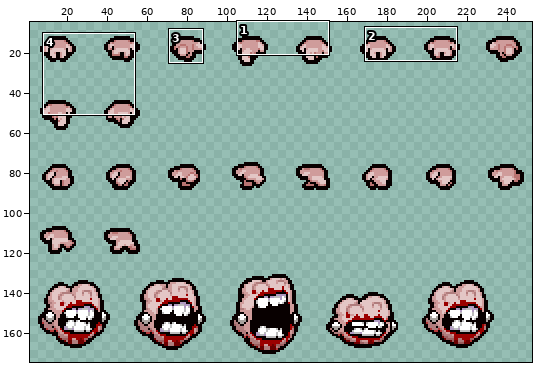
Sprite sheet -- resources/gfx/monsters/gluttyb.png. Above: a wide view before the commit, with the close-up outlined.
Close-up. Before the commit:
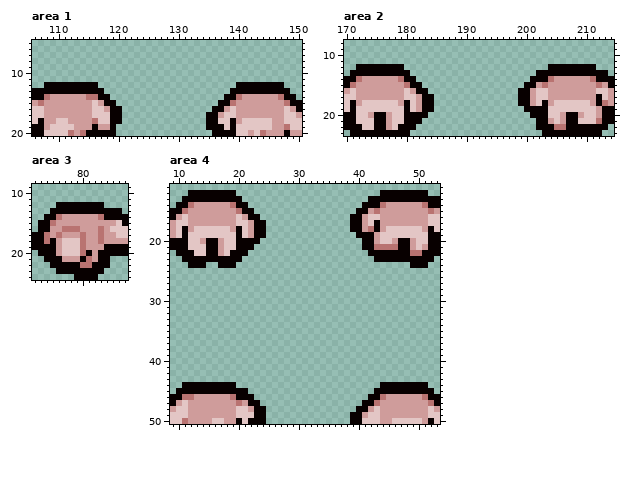
The file is 288x176 pixels. Colours within 5 levels of each other are drawn and written as one. Shown: area 1: x 106..150, y 5..20; area 2: x 170..214, y 8..23; area 3: x 72..87, y 9..24; area 4: x 9..53, y 11..50. The wide view leaves out empty margins. The commit also changed other parts of the picture, which this record leaves out.
Now the later version:
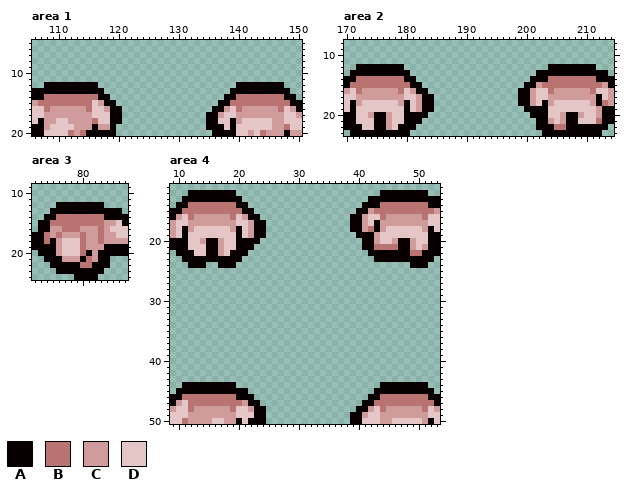
Palette (. is transparent): A #080000  B #b97371  C #cf9c9b  D #e3c6c5
Edits made:
Changed rows in their new state; - is an unchanged pixel.
Area 1:
first column x 108:
14 -BBBBBB--------------------------BBBBBB-
15 BBBBBBBB------------------------BBBBBBBB
16 B------B------------------------B------B
Area 2:
first column x 172:
14 -BBBBBB--------------------------BBBBBB-
15 BBBBBBBB------------------------BBBBBBBB
16 B------B------------------------B------B
Area 3:
first column x 76:
14 -BBBBBB-
15 BBBBBBBB
Area 4:
first column x 12:
14 -BBBBBB--------------------------BBBBBB-
15 BBBBBBBB------------------------BBBBBBBB
16 B------B------------------------B------B
first column x 12:
46 -BBBBBB--------------------------BBBBBB-
47 BBBBBBBB------------------------BBBBBBBB
48 B------B------------------------B------B
